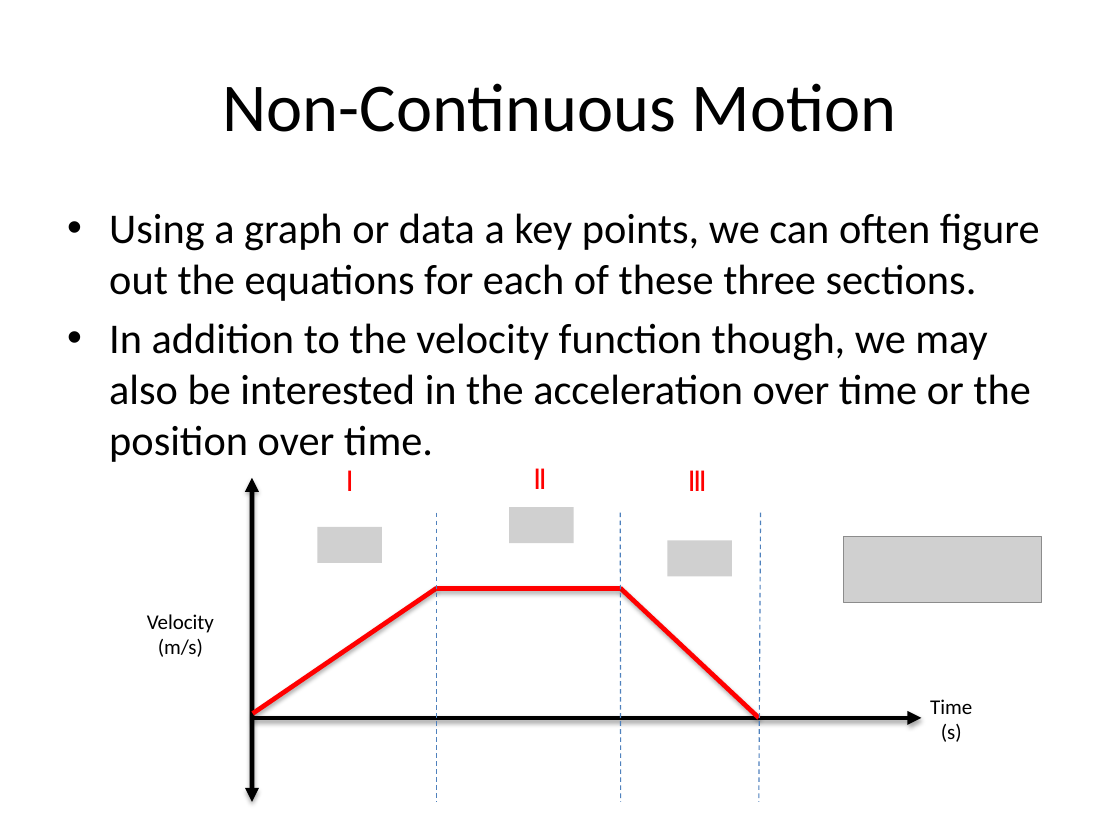
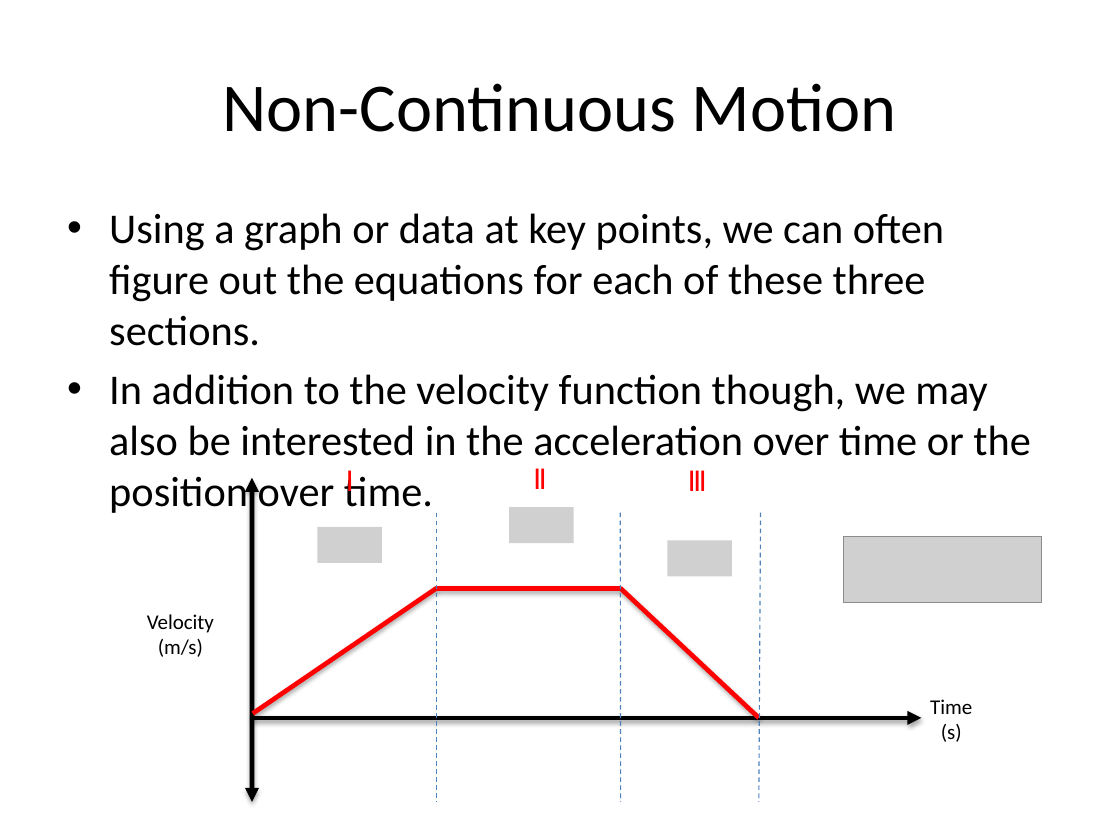
Before and after one commit to JacobMoore/mechanics_textbook, a slide deck: slide 4 of Lecture Slides/VideoLectureSlides/8.2.pptx (slide 11 before the commit). Drawn at 1120x840 pixels with LibreOffice and Linux fonts; fonts in the diff are those of the drawing; grey boxes stand for pictures. Boxes give left, top, right and bottom in pixels: in the first picture for what was removed or moved away, otherwise in the second. Text is boxed around its words. In the diff, an @@ line names an element or a change of style, - is before the commit and + after.

```diff
--- a/Lecture Slides/VideoLectureSlides/8.2.pptx
+++ b/Lecture Slides/VideoLectureSlides/8.2.pptx
@@ text at [109, 213, 944, 346]: text changed @@
-• Using a graph or data a key points, we can often figure out the equations for each of these three sections.
+• Using a graph or data at key points, we can often figure out the equations for each of these three sections.
```
Also in this commit, not shown: 1 other slide changed, 7 slides removed, 27 other files.
